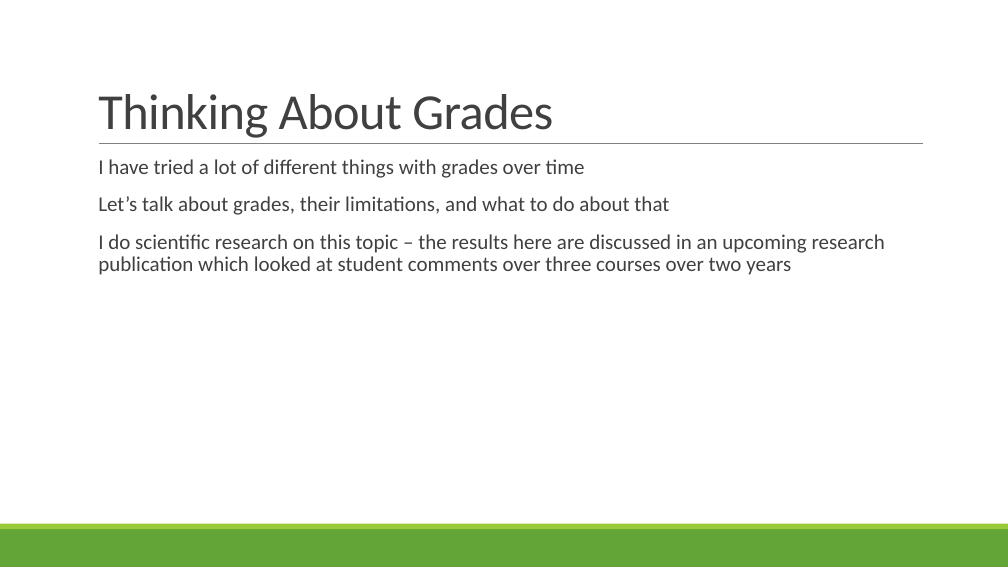
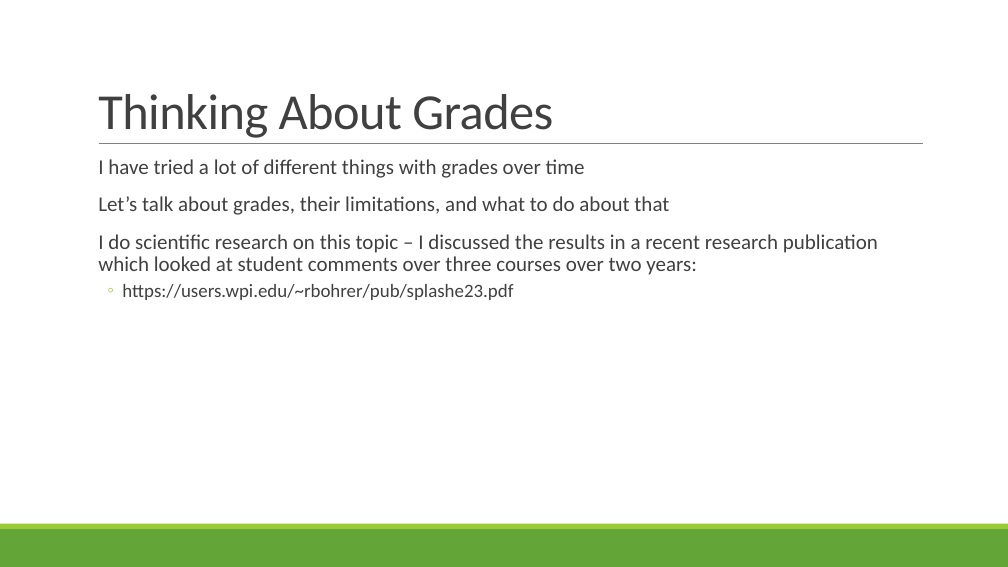
Before and after one commit to rbohrer/pl-course, a slide deck: slide 23 of LectureSlides/01Intro.pptx (slide 22 before the commit). Drawn at 1008x567 pixels with LibreOffice and Linux fonts; fonts in the diff are those of the drawing. Boxes give left, top, right and bottom in pixels: in the first picture for what was removed or moved away, otherwise in the second. Text is boxed around its words. In the diff, an @@ line names an element or a change of style, - is before the commit and + after.

```diff
--- a/LectureSlides/01Intro.pptx
+++ b/LectureSlides/01Intro.pptx
@@ text at <box>98,234,878,300</box>: text changed @@
-  I do scientific research on this topic – the results here are discussed in an upcoming research publication which looked at student comments over three courses over two years
+  I do scientific research on this topic – I discussed the results in a recent research publication which looked at student comments over three courses over two years:
+  ◦ https://users.wpi.edu/~rbohrer/pub/splashe23.pdf
```
Also in this commit, not shown: 4 other slides changed, 1 slide added.
